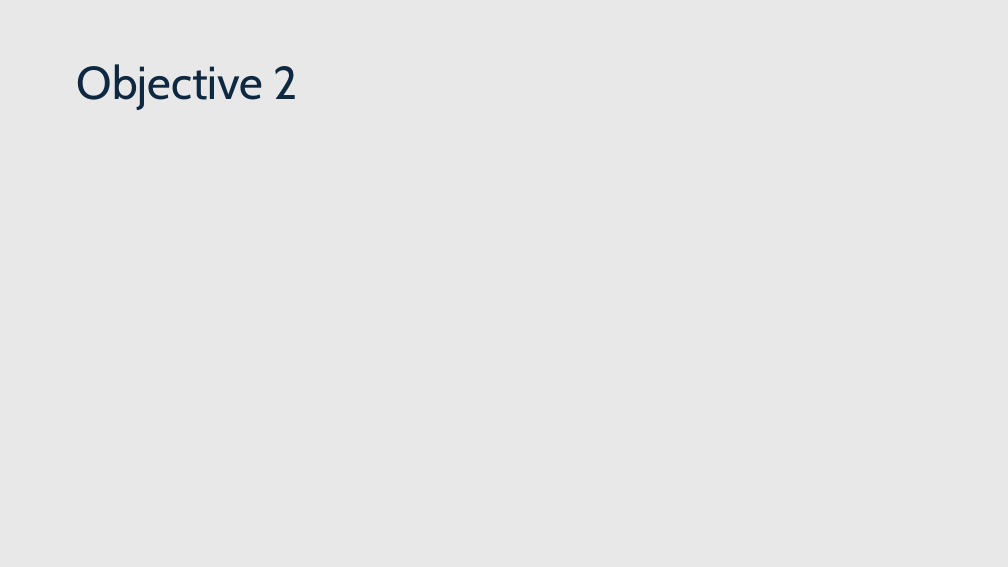
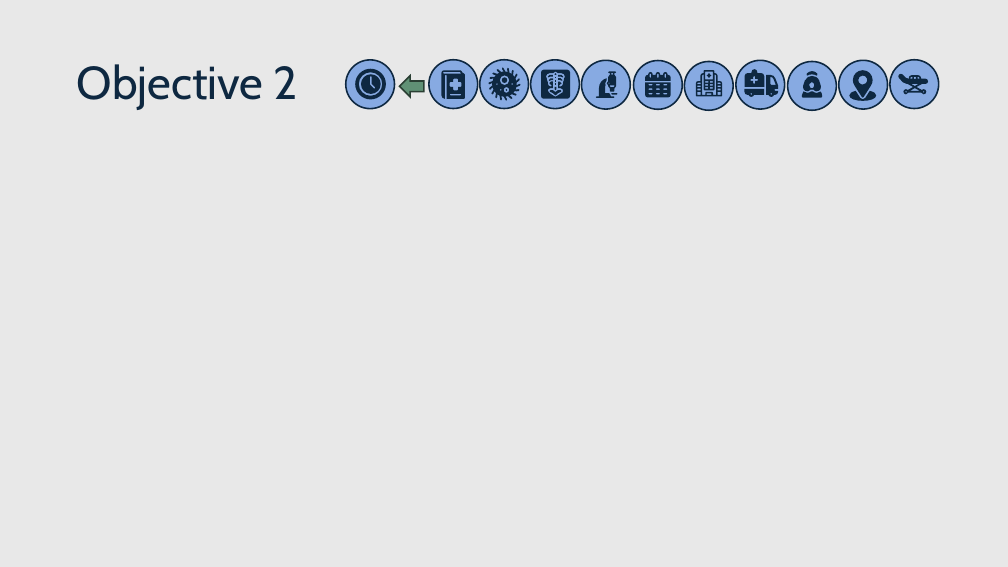
Before and after one commit to Payday4/Hospitalization_stays, a slide deck: slide 11 of medical data WIP.pptx (slide 10 before the commit). Drawn at 1008x567 pixels with LibreOffice and Linux fonts; fonts in the diff are those of the drawing. Boxes give left, top, right and bottom in pixels: in the first picture for what was removed or moved away, otherwise in the second. Text is boxed around its words. In the diff, an @@ line names an element or a change of style, - is before the commit and + after.

```diff
--- a/medical data WIP.pptx
+++ b/medical data WIP.pptx
@@ group added at box(346, 60, 939, 110): 33 freeform shapes, 11 ellipses, 1 right arrow @@
```
Also in this commit, not shown: 7 other slides changed, 7 slides added, 4 slides removed.
